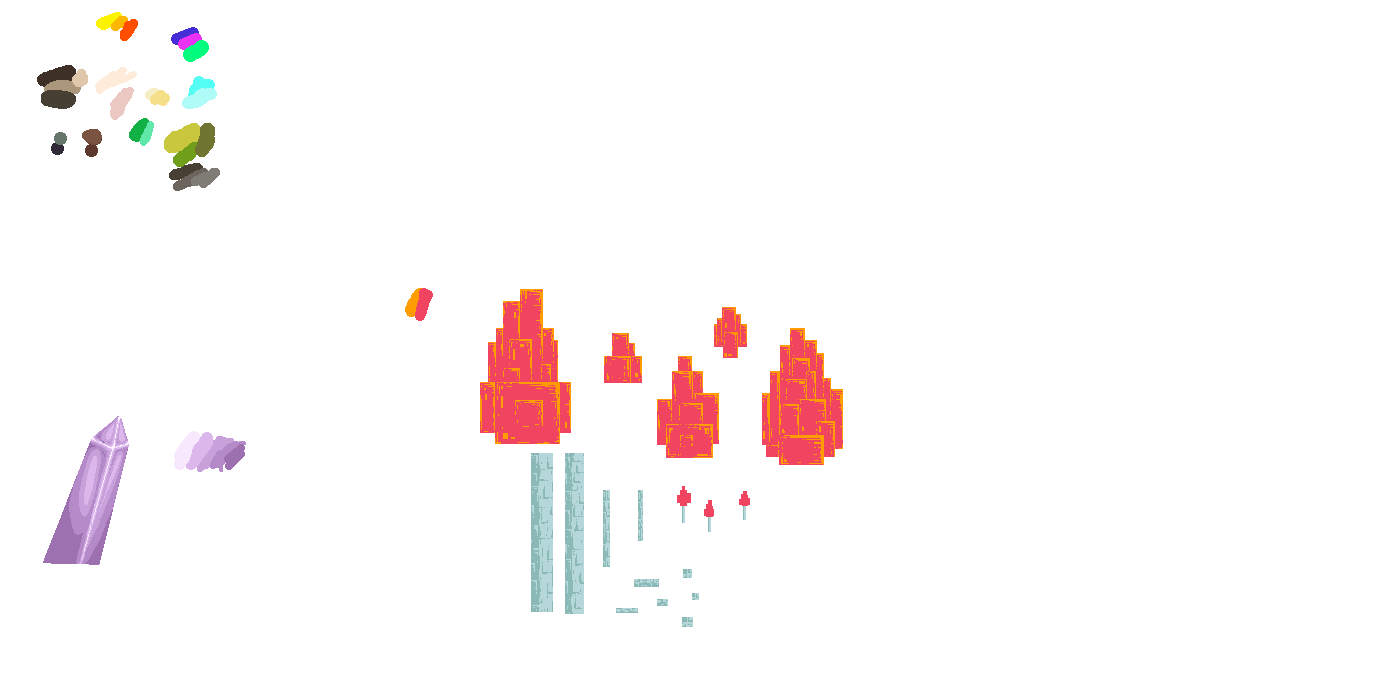
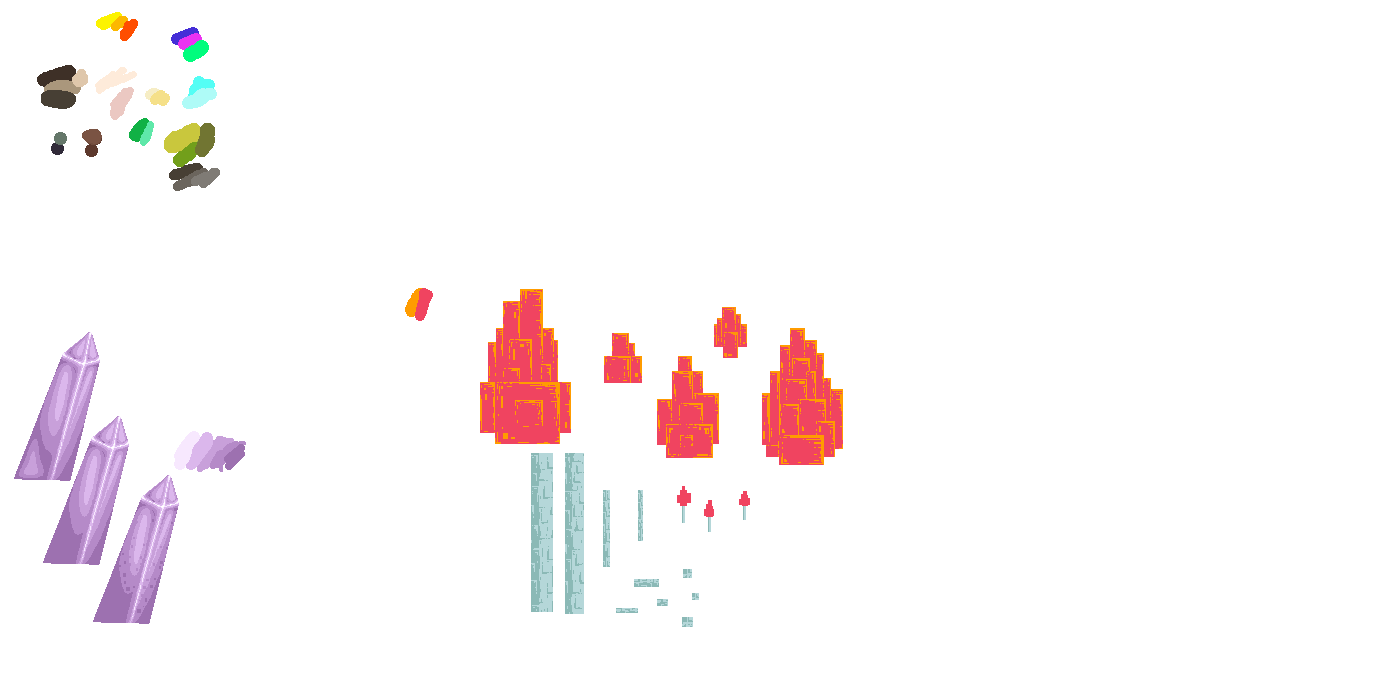
Before/after of a 1400 × 700 layered artwork. What changed in the layer stack:
added layer "Layer 18" above "Layer 19" over [93, 475, 179, 624]
added layer "Layer 19" above "Layer 17" over [14, 332, 100, 481]
